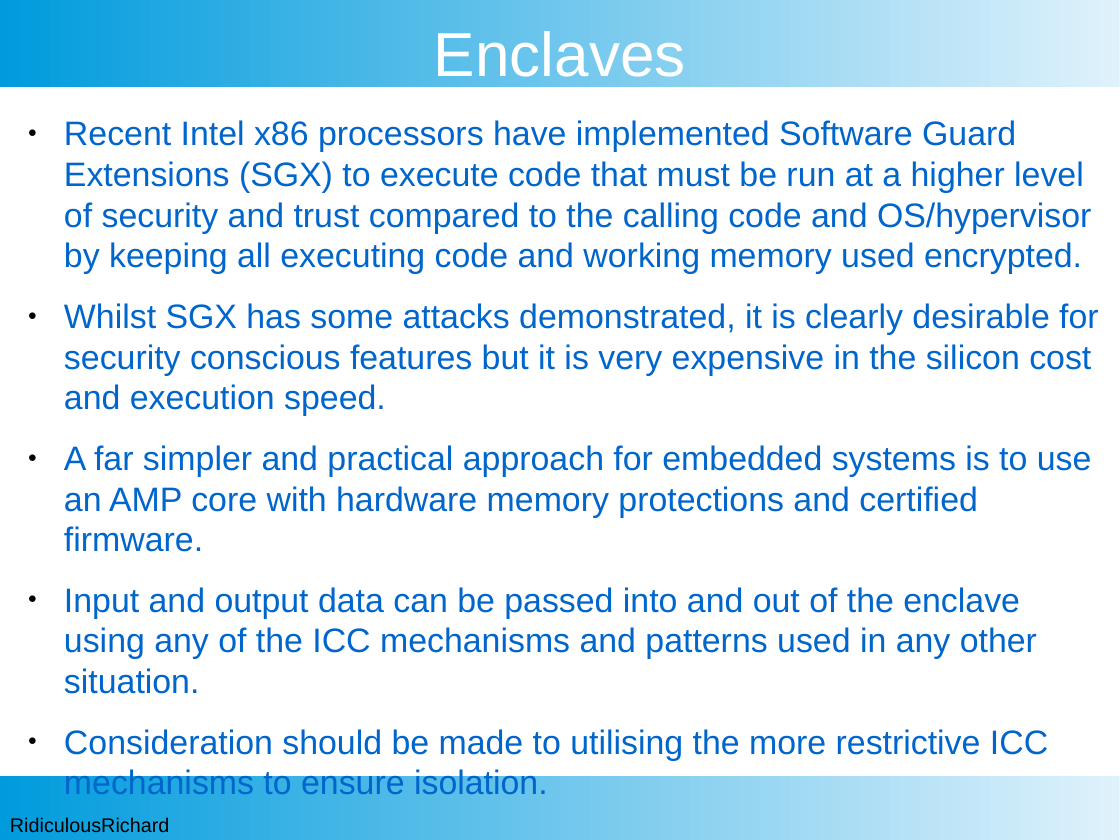
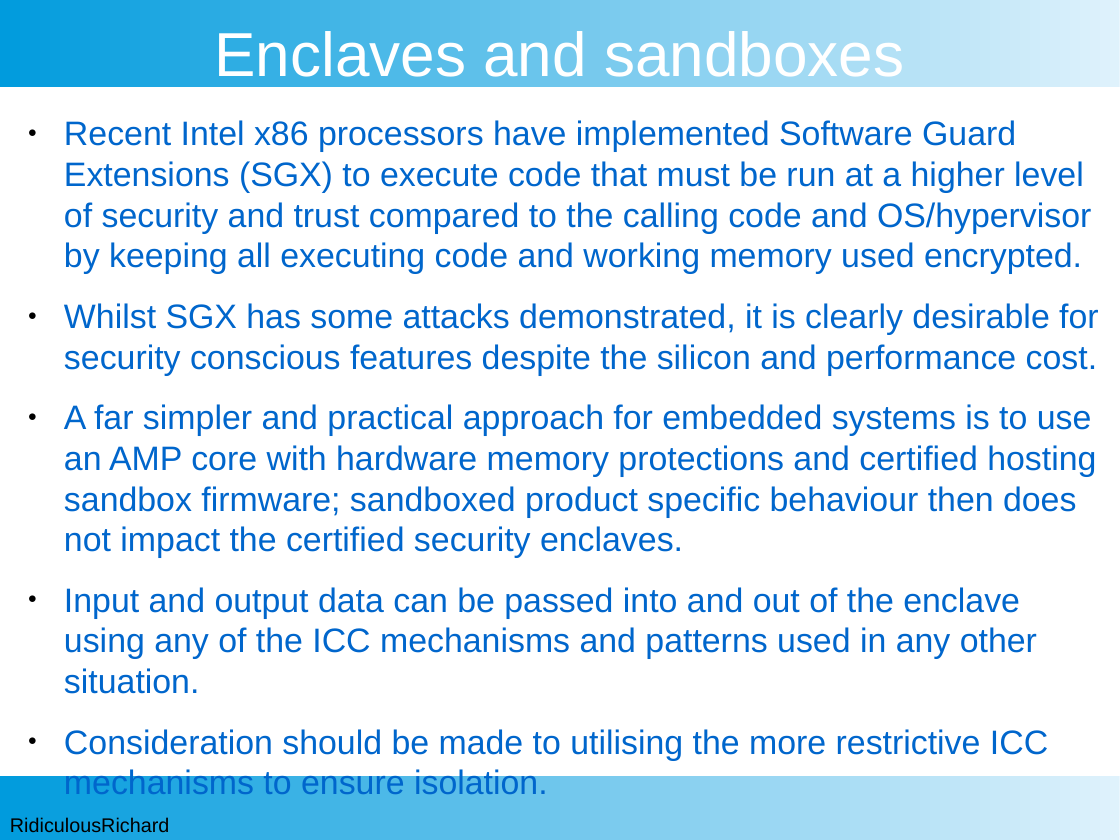
Before and after one commit to RidiculousRichard/presentations, a slide deck: slide 15 of Demystifying ICC.odp. Drawn at 1120x840 pixels with LibreOffice and Linux fonts; fonts in the diff are those of the drawing; background and template pictures are left out. Boxes give left, top, right and bottom in pixels: in the first picture for what was removed or moved away, otherwise in the second. Text is boxed around its words. In the diff, an @@ line names an element or a change of style, - is before the commit and + after.

```diff
--- a/Demystifying ICC.odp
+++ b/Demystifying ICC.odp
@@ title at bbox=[215, 31, 904, 77]: text changed @@
-Enclaves
+Enclaves and sandboxes
@@ text at bbox=[64, 303, 1099, 558]: text changed @@
-● Whilst SGX has some attacks demonstrated, it is clearly desirable for security conscious features but it is very expensive in the silicon cost and execution speed.
-● A far simpler and practical approach for embedded systems is to use an AMP core with hardware memory protections and certified firmware.
+● Whilst SGX has some attacks demonstrated, it is clearly desirable for security conscious features despite the silicon and performance cost.
+● A far simpler and practical approach for embedded systems is to use an AMP core with hardware memory protections and certified hosting sandbox firmware; sandboxed product specific behaviour then does not impact the certified security enclaves.
```
Also in this commit, not shown: 4 other slides changed.
